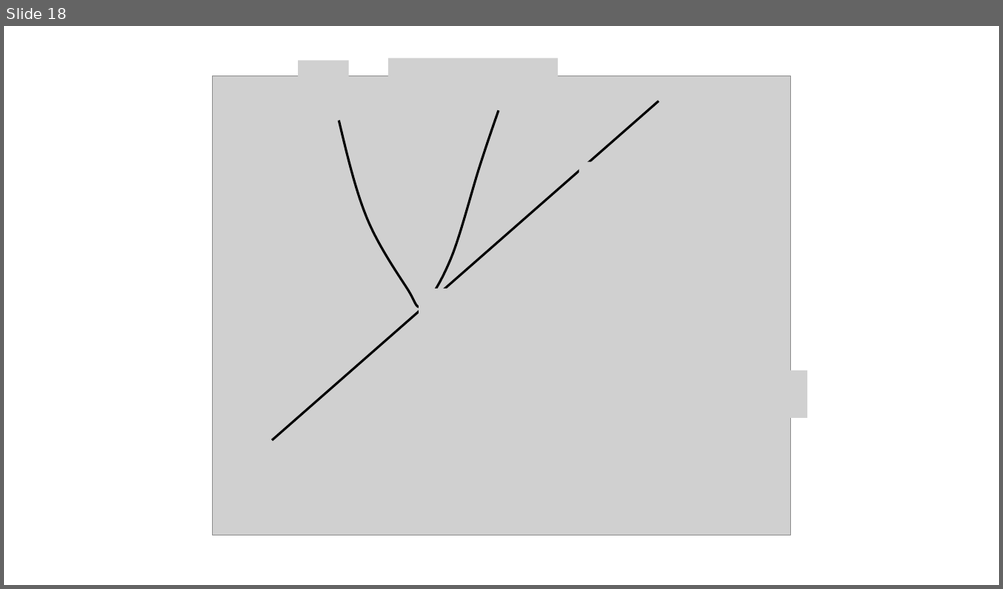
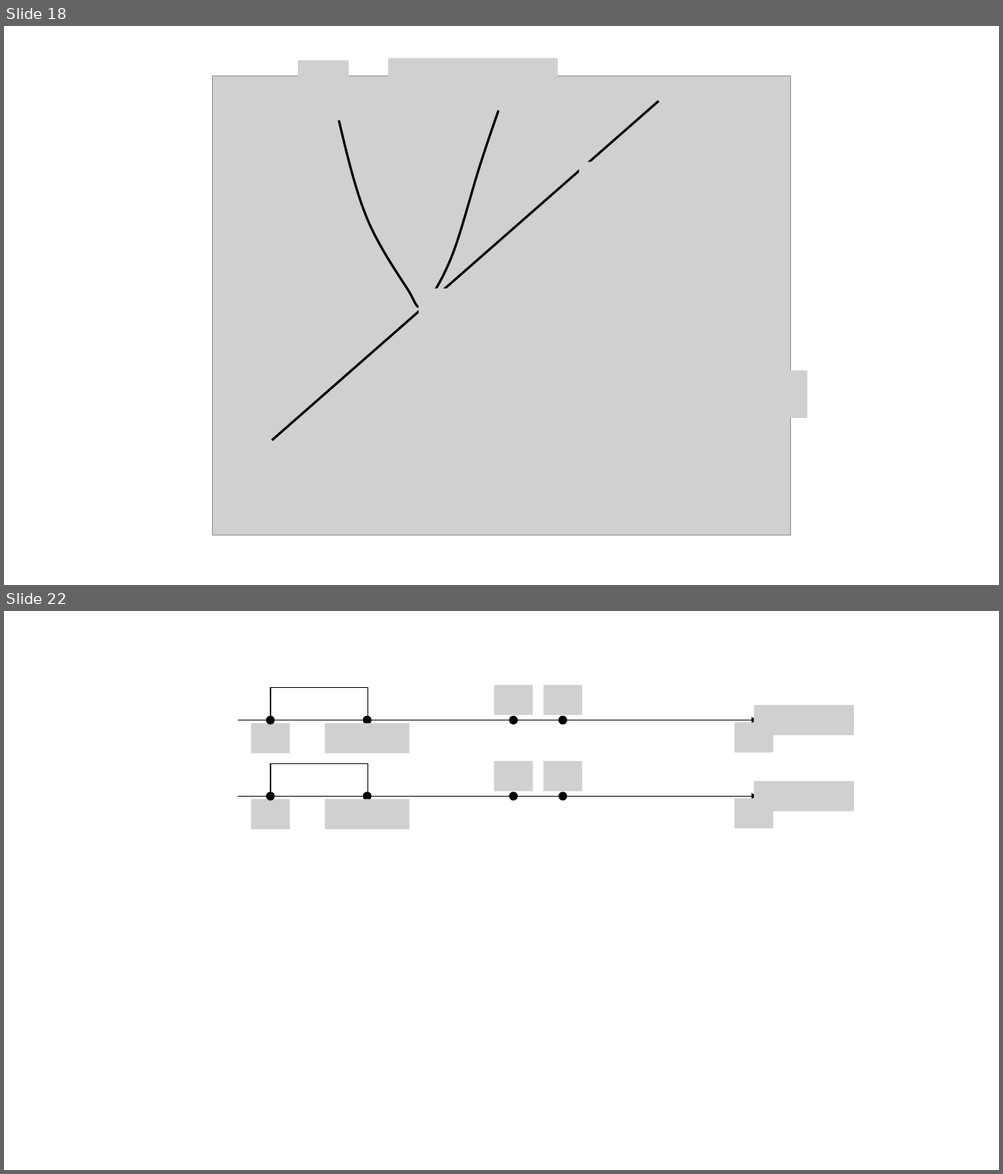
Before and after one commit to tfoseel/math-help, a slide deck: Resources/그림판.pptx. Shown one above the other, each under a label of ours: slide 18 before the commit, slides 18 and 22 after it; the slides between them are not shown. The pictures are 1003x589 and 1003x1174 pixels, drawn with LibreOffice and Linux fonts; fonts in the diff are those of the drawing; grey boxes stand for pictures. Boxes give left, top, right and bottom in pixels: in the first picture for what was removed or moved away, otherwise in the second. Text is boxed around its words. In the diff, an @@ line names an element or a change of style, - is before the commit and + after.

```diff
--- a/Resources/그림판.pptx
+++ b/Resources/그림판.pptx
@@ slide 22 added at <box>4,611,999,1170</box>, background #FFFFFF @@
@@ group added at <box>251,688,409,754</box>: 2 ellipses, 2 pictures, 1 freeform shape @@
@@ picture added at <box>494,685,533,715</box> @@
@@ picture added at <box>543,685,582,715</box> @@
@@ arrow added from (238, 720) to (757, 720), #000000 0.5 pt @@
@@ ellipse added at <box>509,716,517,723</box>, fill #000000, outline #000000 1 pt @@
@@ ellipse added at <box>559,716,566,723</box>, fill #000000, outline #000000 1 pt @@
@@ picture added at <box>754,705,854,735</box> @@
@@ picture added at <box>734,723,774,753</box> @@
@@ group added at <box>251,764,409,829</box>: 2 ellipses, 2 pictures, 1 freeform shape @@
@@ picture added at <box>494,761,533,791</box> @@
@@ picture added at <box>543,761,582,791</box> @@
@@ picture added at <box>754,781,854,811</box> @@
@@ arrow added from (238, 796) to (757, 796), #000000 0.5 pt @@
@@ ellipse added at <box>509,792,517,800</box>, fill #000000, outline #000000 1 pt @@
@@ ellipse added at <box>559,792,566,800</box>, fill #000000, outline #000000 1 pt @@
@@ picture added at <box>734,798,774,828</box> @@
```
Also in this commit, not shown: 7 other slides added.
